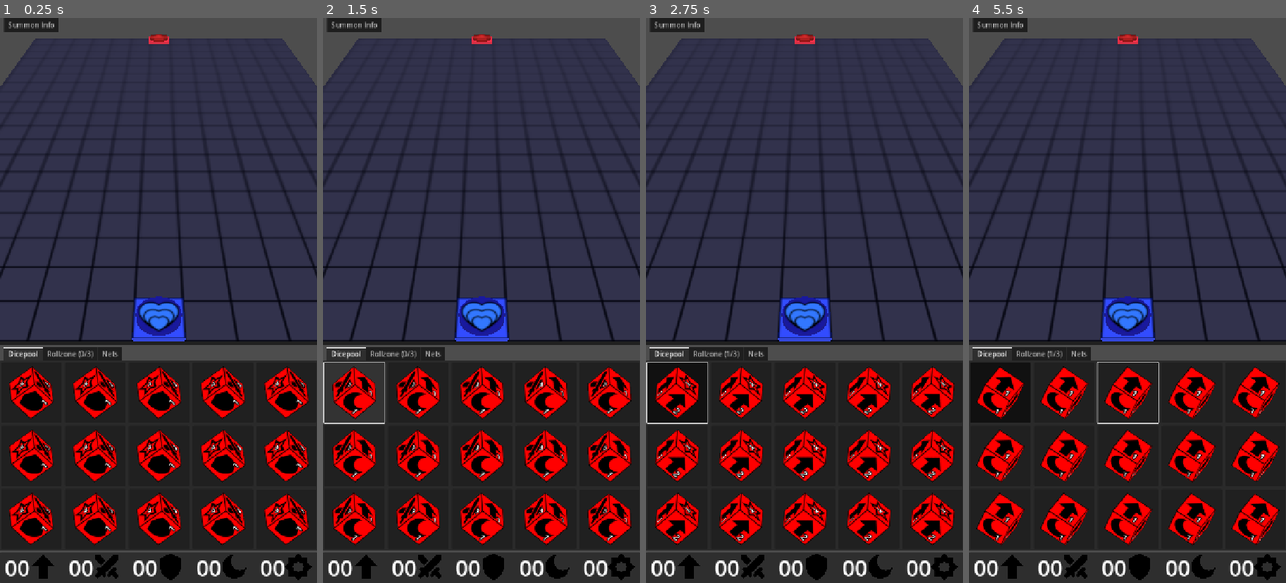
Above: before the commit, frames 1-4 (left to right).
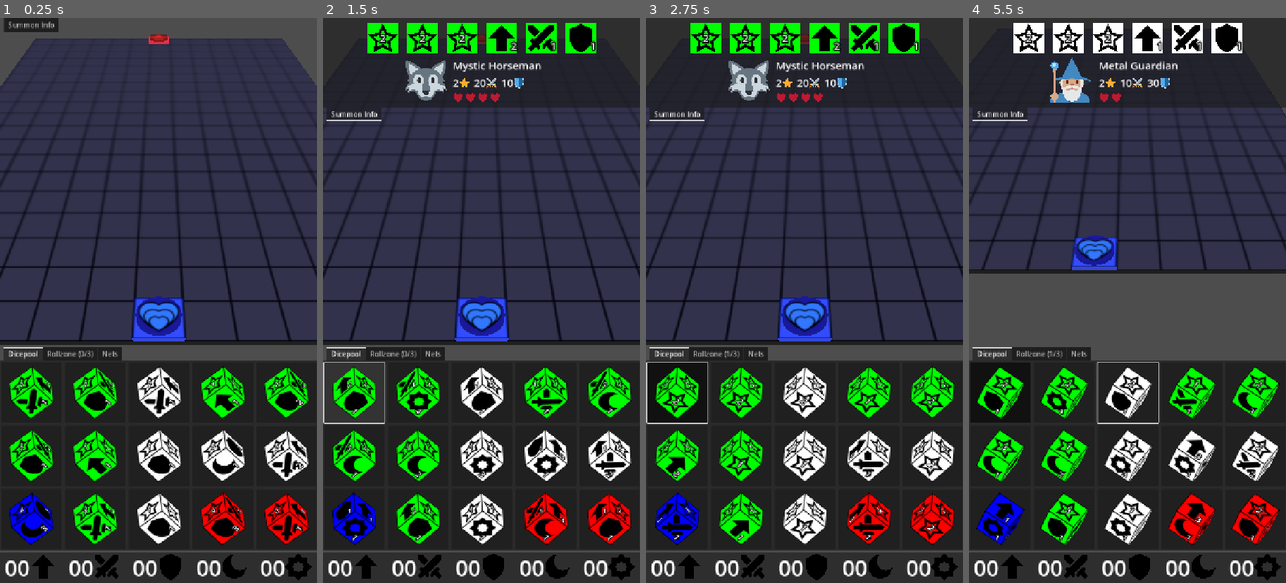
Above: after the commit, the same moments.

Repository: francocurotto/DDMre
Game: Godot game, scene res://scenes/duel.tscn
Two runs of this game, one before a commit and one after it. Both use one fixed random seed, a clock stepped at 60 frames per second and the inputs below. The engine's default icon, where the game draws it, is replaced by a stand-in: a white triangle on a blue panel in a dark square.
Inputs (mouse positions are in pixels of both pictures, inside the frame that each line leads up to):
- Up to frame 1 (0.25 s): no input
- Up to frame 2 (1.5 s): click (354, 390) at 0.52 s; click (354, 390) at 1.27 s
- Up to frame 3 (2.75 s): click (677, 390) at 2.02 s
- Up to frame 4 (5.5 s): move the mouse to (1197, 272) at 2.77 s; click (1197, 272) at 2.92 s; drag from (1064, 328) to (1111, 413) at 3.52 s; move the mouse to (1159, 176) at 4.27 s; click (1159, 176) at 4.42 s; drag from (1111, 413) to (1032, 215) at 5.02 s

The runs differ from the first frame. In frame 1, 8.8% of the frame differs, in the area x 2-98%, y 61-94%; in frame 2, 24%; in frame 3, 25%; in frame 4, 40%, in the area x 0-100%, y 0-94%.
Error before the commit: Parse Error: Function "on_drag_released" has the same name as a previously declared function. (res://scenes/player_gui/dungeon_gui/dungeon_gui.gd:62)

Commit message:
fix conflict

Diff:
--- a/source/scenes/player_gui/dungeon_gui/dungeon_gui.gd
+++ b/source/scenes/player_gui/dungeon_gui/dungeon_gui.gd
@@ -26,7 +26,6 @@
 	controls.dragging.connect(on_dragging)
 	controls.drag_released.connect(on_drag_released)
 	controls.threshold_exceeded.connect(on_threshold_exceeded)
-	controls.drag_released.connect(on_drag_released)
 #endregion
 
 #region signals callbacks
@@ -58,9 +57,6 @@
 func on_threshold_exceeded(angle):
 	if controls.get_touched_object(Globals.LAYERS.DICE):
 		drag_dice(angle)
-
-func on_drag_released():
-	dim_dragging = false
 #endregion
 
 #region private functions
Not shown, changed: TODO.md
